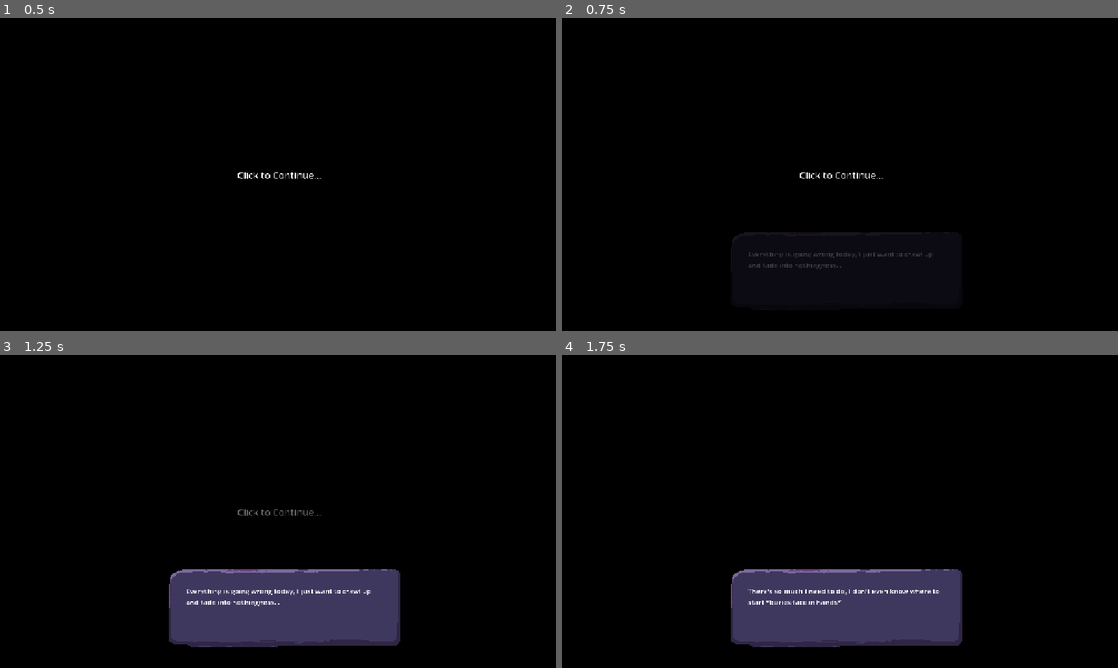
Above: before the commit, frames 1-4 (two rows, left to right).
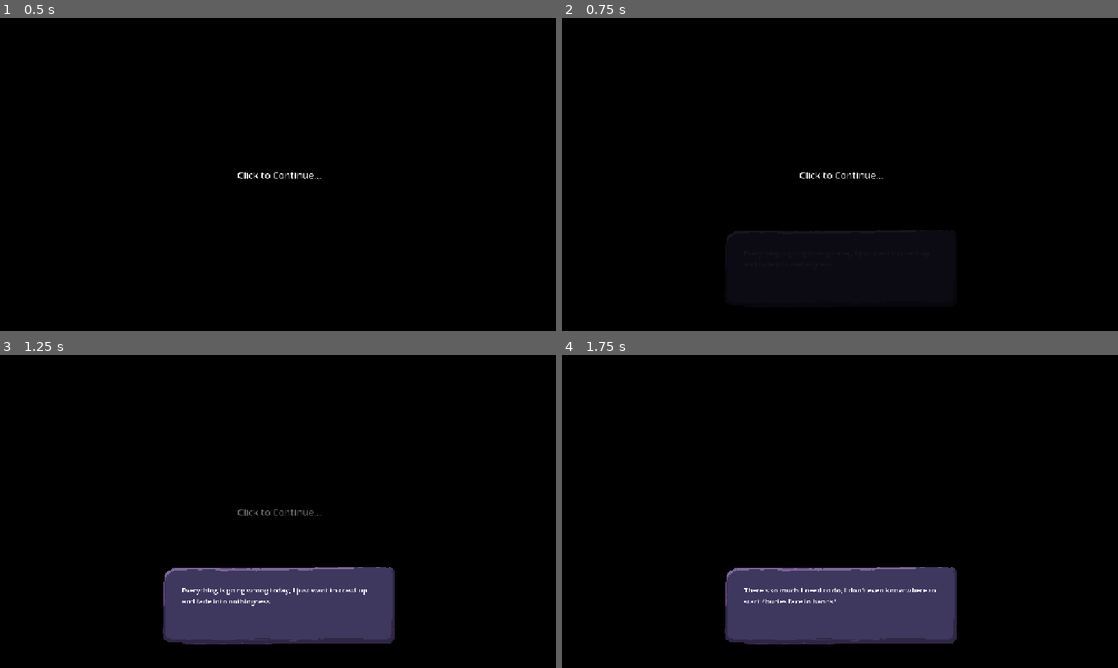
Above: after the commit, the same moments.

Repository: Kevinmru737/TouchingGrass
Game: Godot game, scene res://scenes/game.tscn
Same seed, same stepped clock (60 frames per second), same inputs: the game is played once before the commit and once after it.
Inputs (mouse positions are in pixels of both pictures, inside the frame that each line leads up to):
- Up to frame 1 (0.5 s): no input
- Up to frame 2 (0.75 s): tap Enter at 0.5 s; move the mouse to (962, 158) at 0.52 s; click (962, 158) at 0.6 s
- Up to frame 3 (1.25 s): no input
- Up to frame 4 (1.75 s): tap Enter at 1.25 s; drag from (728, 527) to (812, 574) at 1.27 s

Frame 1 is identical in both runs. In frame 2, 0.4% of the frame differs, in the area x 29-71%, y 67-81%; in frame 3, 2.2%, in the area x 29-72%, y 67-94%; in frame 4, 2.2%.

Commit message:
figure out control

Diff:
--- a/scenes/dialogue_ui.tscn
+++ b/scenes/dialogue_ui.tscn
@@ -2,6 +2,10 @@
 
 [ext_resource type="Script" uid="uid://bm5u0i8qbxian" path="res://scripts/dialogue_ui.gd" id="1_6q285"]
 [ext_resource type="Texture2D" uid="uid://dko8u1nfhsbit" path="res://art/dialogue/Dailogue_Boxes.png" id="2_6q285"]
+
+[sub_resource type="AtlasTexture" id="AtlasTexture_6q285"]
+atlas = ExtResource("2_6q285")
+region = Rect2(831.3846, 527.07196, 824.23944, 289.43207)
 
 [sub_resource type="StyleBoxEmpty" id="StyleBoxEmpty_6q285"]
 
@@ -10,26 +14,26 @@
 tracks/0/type = "value"
 tracks/0/imported = false
 tracks/0/enabled = true
-tracks/0/path = NodePath("CenterContainer/Sprite2D:self_modulate")
+tracks/0/path = NodePath("Control/TextureRect/DialogueContent:theme_override_colors/font_color")
 tracks/0/interp = 1
 tracks/0/loop_wrap = true
 tracks/0/keys = {
 "times": PackedFloat32Array(0),
 "transitions": PackedFloat32Array(1),
 "update": 0,
-"values": [Color(1, 1, 1, 0)]
+"values": [Color(18.892157, 18.892157, 18.892157, 0)]
 }
 tracks/1/type = "value"
 tracks/1/imported = false
 tracks/1/enabled = true
-tracks/1/path = NodePath("CenterContainer/Sprite2D/DialogueContent:theme_override_colors/font_color")
+tracks/1/path = NodePath("Control/TextureRect:modulate")
 tracks/1/interp = 1
 tracks/1/loop_wrap = true
 tracks/1/keys = {
 "times": PackedFloat32Array(0),
 "transitions": PackedFloat32Array(1),
 "update": 0,
-"values": [Color(18.892157, 18.892157, 18.892157, 0)]
+"values": [Color(1, 1, 1, 0)]
 }
 
 [sub_resource type="Animation" id="Animation_jx1sv"]
@@ -38,26 +42,26 @@
 tracks/0/type = "value"
 tracks/0/imported = false
 tracks/0/enabled = true
-tracks/0/path = NodePath("CenterContainer/Sprite2D:self_modulate")
+tracks/0/path = NodePath("Control/TextureRect/DialogueContent:theme_override_colors/font_color")
 tracks/0/interp = 1
 tracks/0/loop_wrap = true
 tracks/0/keys = {
 "times": PackedFloat32Array(0, 0.5),
 "transitions": PackedFloat32Array(1, 1),
 "update": 0,
-"values": [Color(1, 1, 1, 0), Color(1, 1, 1, 1)]
+"values": [Color(18.892157, 18.892157, 18.892157, 0), Color(18.892157, 18.892157, 18.892157, 1)]
 }
 tracks/1/type = "value"
 tracks/1/imported = false
 tracks/1/enabled = true
-tracks/1/path = NodePath("CenterContainer/Sprite2D/DialogueContent:theme_override_colors/font_color")
+tracks/1/path = NodePath("Control/TextureRect:modulate")
 tracks/1/interp = 1
 tracks/1/loop_wrap = true
 tracks/1/keys = {
 "times": PackedFloat32Array(0, 0.5),
 "transitions": PackedFloat32Array(1, 1),
 "update": 0,
-"values": [Color(18.892157, 18.892157, 18.892157, 0), Color(18.892157, 18.892157, 18.892157, 1)]
+"values": [Color(1, 1, 1, 0), Color(1, 1, 1, 1)]
 }
 
 [sub_resource type="Animation" id="Animation_e6usr"]
@@ -66,26 +70,26 @@
 tracks/0/type = "value"
 tracks/0/imported = false
 tracks/0/enabled = true
-tracks/0/path = NodePath("CenterContainer/Sprite2D:self_modulate")
+tracks/0/path = NodePath("Control/TextureRect/DialogueContent:theme_override_colors/font_color")
 tracks/0/interp = 1
 tracks/0/loop_wrap = true
 tracks/0/keys = {
 "times": PackedFloat32Array(0, 0.5),
 "transitions": PackedFloat32Array(1, 1),
 "update": 0,
-"values": [Color(1, 1, 1, 1), Color(1, 1, 1, 0)]
+"values": [Color(18.892157, 18.892157, 18.892157, 1), Color(18.892157, 18.892157, 18.892157, 0)]
 }
 tracks/1/type = "value"
 tracks/1/imported = false
 tracks/1/enabled = true
-tracks/1/path = NodePath("CenterContainer/Sprite2D/DialogueContent:theme_override_colors/font_color")
+tracks/1/path = NodePath("Control/TextureRect:modulate")
 tracks/1/interp = 1
 tracks/1/loop_wrap = true
 tracks/1/keys = {
 "times": PackedFloat32Array(0, 0.5),
 "transitions": PackedFloat32Array(1, 1),
 "update": 0,
-"values": [Color(18.892157, 18.892157, 18.892157, 1), Color(18.892157, 18.892157, 18.892157, 0)]
+"values": [Color(1, 1, 1, 1), Color(1, 1, 1, 0)]
 }
 
 [sub_resource type="AnimationLibrary" id="AnimationLibrary_imsod"]
@@ -99,22 +103,28 @@
 follow_viewport_enabled = true
 script = ExtResource("1_6q285")
 
-[node name="CenterContainer" type="CenterContainer" parent="." unique_id=51055469]
-offset_right = 1920.0
-offset_bottom = 1080.0
+[node name="Control" type="Control" parent="." unique_id=683689748]
+layout_mode = 3
+anchors_preset = 0
 
-[node name="Sprite2D" type="Sprite2D" parent="CenterContainer" unique_id=1187582007]
-self_modulate = Color(1, 1, 1, 0)
-position = Vector2(983, 867)
-texture = ExtResource("2_6q285")
-region_enabled = true
-region_rect = Rect2(830, 523.436, 833.98, 290.416)
+[node name="TextureRect" type="TextureRect" parent="Control" unique_id=1406002113]
+modulate = Color(1, 1, 1, 0)
+layout_mode = 0
+offset_left = 548.0
+offset_top = 718.0
+offset_right = 1372.0
+offset_bottom = 1007.0
+size_flags_horizontal = 3
+size_flags_vertical = 6
+texture = SubResource("AtlasTexture_6q285")
+stretch_mode = 5
 
-[node name="DialogueContent" type="TextEdit" parent="CenterContainer/Sprite2D" unique_id=2082550008]
-offset_left = -344.0
-offset_top = -77.0
-offset_right = 334.0
-offset_bottom = 78.0
+[node name="DialogueContent" type="TextEdit" parent="Control/TextureRect" unique_id=2082550008]
+layout_mode = 0
+offset_left = 77.0
+offset_top = 69.0
+offset_right = 755.0
+offset_bottom = 224.0
 focus_mode = 0
 mouse_filter = 2
 theme_override_colors/font_color = Color(18.892157, 18.892157, 18.892157, 0)
--- a/scenes/trash_minigame.tscn
+++ b/scenes/trash_minigame.tscn
@@ -42,29 +42,24 @@
 [node name="Control" type="Control" parent="CanvasLayer" unique_id=341392473]
 layout_mode = 3
 anchors_preset = 0
-offset_right = 40.0
-offset_bottom = 40.0
+offset_right = 1920.0
+offset_bottom = 1080.0
+size_flags_vertical = 8
 
 [node name="Panel" type="Panel" parent="CanvasLayer/Control" unique_id=28347524]
 layout_mode = 1
-anchors_preset = 8
-anchor_left = 0.5
-anchor_top = 0.5
-anchor_right = 0.5
-anchor_bottom = 0.5
-offset_left = 600.0
-offset_top = 320.0
-offset_right = 640.0
-offset_bottom = 360.0
+anchors_preset = 15
+anchor_right = 1.0
+anchor_bottom = 1.0
 grow_horizontal = 2
 grow_vertical = 2
 
 [node name="TrashCanBG" type="Sprite2D" parent="CanvasLayer/Control/Panel" unique_id=76773063]
-position = Vector2(340, 200)
+position = Vector2(960, 540)
 texture = ExtResource("2_3pxg8")
 
 [node name="Trashcan" type="Area2D" parent="CanvasLayer/Control/Panel" unique_id=1845695370]
-position = Vector2(317, 319)
+position = Vector2(927, 645)
 
 [node name="Sprite2D" type="Sprite2D" parent="CanvasLayer/Control/Panel/Trashcan" unique_id=74235425]
 visible = false
@@ -78,7 +73,7 @@
 shape = SubResource("CapsuleShape2D_7qycf")
 
 [node name="Trash1" type="Area2D" parent="CanvasLayer/Control/Panel" unique_id=1660859796]
-position = Vector2(-349, 494)
+position = Vector2(267, 760)
 script = ExtResource("2_nn6ak")
 
 [node name="Sprite2D" type="Sprite2D" parent="CanvasLayer/Control/Panel/Trash1" unique_id=315617711]
@@ -94,7 +89,7 @@
 shape = SubResource("CapsuleShape2D_6jqtf")
 
 [node name="Trash2" type="Area2D" parent="CanvasLayer/Control/Panel" unique_id=1109823125]
-position = Vector2(-356, -103)
+position = Vector2(283, 252)
 script = ExtResource("2_nn6ak")
 
 [node name="Sprite2D" type="Sprite2D" parent="CanvasLayer/Control/Panel/Trash2" unique_id=1162726238]
@@ -108,7 +103,7 @@
 shape = SubResource("CircleShape2D_6jqtf")
 
 [node name="Trash3" type="Area2D" parent="CanvasLayer/Control/Panel" unique_id=2042153828]
-position = Vector2(287, -127)
+position = Vector2(880, 226)
 script = ExtResource("2_nn6ak")
 
 [node name="Sprite2D" type="Sprite2D" parent="CanvasLayer/Control/Panel/Trash3" unique_id=2129727613]
@@ -123,7 +118,7 @@
 shape = SubResource("CircleShape2D_033qq")
 
 [node name="Trash5" type="Area2D" parent="CanvasLayer/Control/Panel" unique_id=750027424]
-position = Vector2(1007, 425)
+position = Vector2(1640, 751)
 script = ExtResource("2_nn6ak")
 
 [node name="Sprite2D" type="Sprite2D" parent="CanvasLayer/Control/Panel/Trash5" unique_id=260131322]
@@ -139,7 +134,7 @@
 shape = SubResource("CapsuleShape2D_3pxg8")
 
 [node name="Trash4" type="Area2D" parent="CanvasLayer/Control/Panel" unique_id=983708059]
-position = Vector2(1037, -92)
+position = Vector2(1550, 236)
 script = ExtResource("2_nn6ak")
 
 [node name="Sprite2D" type="Sprite2D" parent="CanvasLayer/Control/Panel/Trash4" unique_id=90510950]
--- a/scripts/dialogue_ui.gd
+++ b/scripts/dialogue_ui.gd
@@ -1,6 +1,6 @@
 extends CanvasLayer
 
-@onready var dialogue_content = $CenterContainer/Sprite2D/DialogueContent
+@onready var dialogue_content = $Control/TextureRect/DialogueContent
 @onready var dialogue_anim_player = $AnimationPlayer
 
 var dialogue = {
